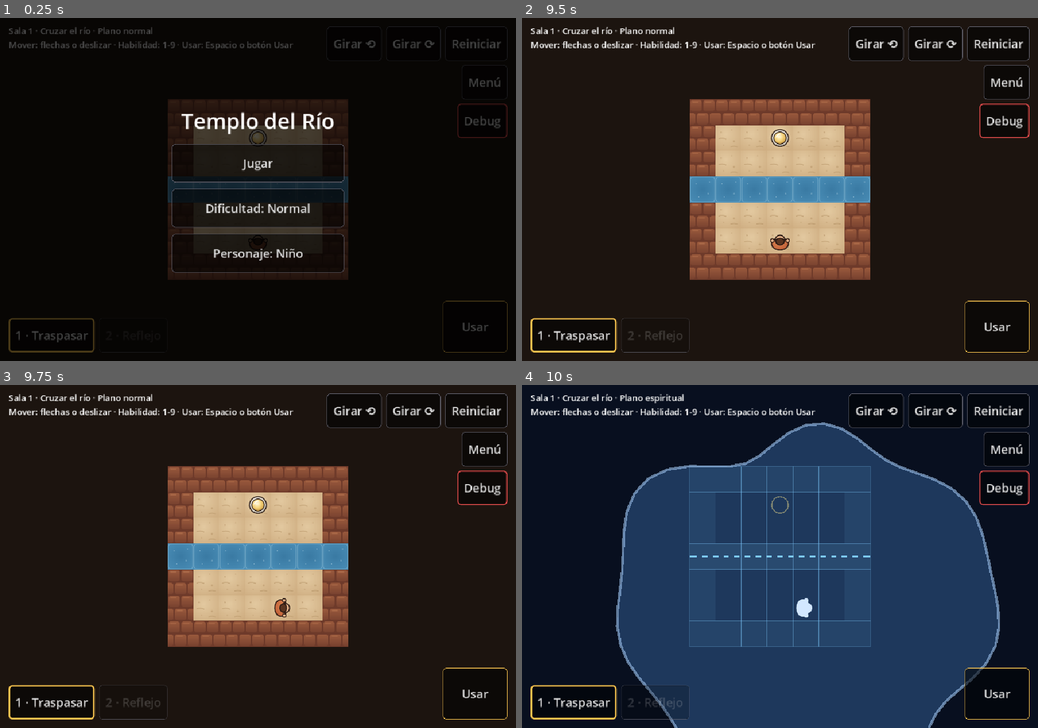
Above: before the commit, frames 1-4 (two rows, left to right).
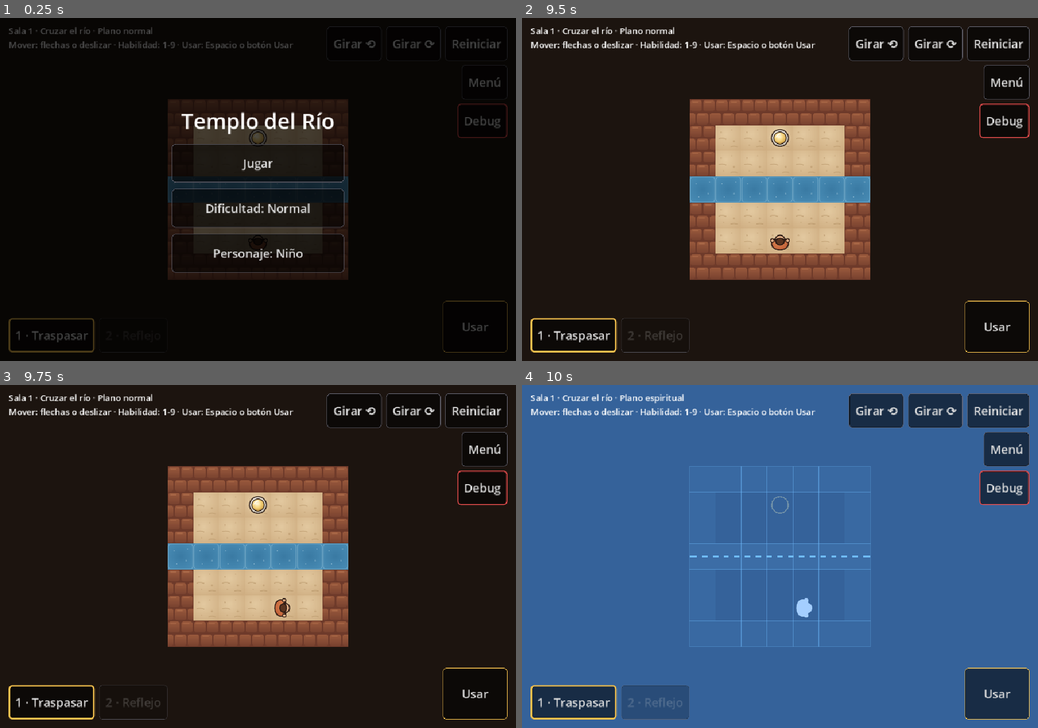
Above: after the commit, the same moments.

Repository: AngeloCS19/Juego
Game: Godot game, scene res://main.tscn
Same seed, same stepped clock (60 frames per second), same inputs: the game is played once before the commit and once after it.
Inputs (mouse positions are in pixels of both pictures, inside the frame that each line leads up to):
- Up to frame 1 (0.25 s): no input
- Up to frame 2 (9.5 s): click "Reiniciar" at 0.5 s; click "Reiniciar" at 1.25 s; click "Reiniciar" at 2 s; click "Jugar" at 2.75 s; click "1 · Traspasar" at 3.5 s; click "Girar ⟲" at 4.25 s; click "Girar ⟳" at 5 s; click "Menú" at 5.75 s; click "Dificultad: Normal" at 6.5 s; click "Debug" at 7.25 s; click "Usar" at 8 s; click "Seguir" at 8.75 s
- Up to frame 3 (9.75 s): tap Enter at 9.5, 9.6 s; move the mouse to (371, 539) at 9.52 s; hold Right from 9.53 s (still down); click (371, 539) at 9.67 s
- Up to frame 4 (10 s): keep holding Right; tap Space at 9.77 s

Frames 1-3 are identical in both runs. In frame 4, 99% of the frame differs, in the area x 0-100%, y 0-100%.

Commit message:
Animación: mancha que cubre la pantalla y reflejo más lento
Co-Authored-By: Claude Opus 5.5 (1M context) <noreply@anthropic.com>
Claude-Session: https://claude.ai/code/session_01FW9kqJQu3akPxuozoXXvar

Diff:
--- a/scripts/sala.gd
+++ b/scripts/sala.gd
@@ -53,9 +53,9 @@
 const COLOR_LAVA := Color(0.95, 0.4, 0.2)
 # Animaciones: solo cambian el dibujo. Las reglas ya cambiaron al instante, así las pruebas no esperan.
 const DURACION_PASO := 0.12  # segundos que tarda en verse un paso o un empujón
-const DURACION_REFLEJO := 0.45  # lo que tarda el reflejo en viajar al otro lado del eje
+const DURACION_REFLEJO := 1.2  # lo que tarda el reflejo en viajar al otro lado del eje: despacio, es lo que se aprende
 const DURACION_CAIDA := 0.6  # main.gd espera esto antes de abrir la ventana de derrota
-const DURACION_MANCHA := 0.55  # la mancha de tinta que se expande al Traspasar
+const DURACION_MANCHA := 0.7  # la mancha de tinta que se expande al Traspasar
 
 var datos: Dictionary
 var mapa: Array = []
@@ -389,11 +389,13 @@
 			draw_texture_rect(_silueta(_tex_piedra(p)), r_fantasma, false, Color(CELESTE, 0.3))
 			if p["marcada"]:
 				# El reflejo viaja en línea recta desde la piedra, cruzando el eje en ángulo recto.
-				var k := ease(clampf(minf(_t_plano, p.get("t_marca", 1.0)) / DURACION_REFLEJO, 0.0, 1.0), 0.4)
+				# Al traspasar, el viaje empieza cuando la mancha ya casi pasó, para que se vea bien.
+				var viaje := minf(_t_plano - DURACION_MANCHA * 0.8, p.get("t_marca", 9.0))
+				var k := smoothstep(0.0, DURACION_REFLEJO, viaje)
 				for t in transformaciones:  # un reflejo por cada eje
 					var imagen := _centro(t.aplicar(p["pos"]))
-					if k < 1.0:
-						draw_line(centro, imagen, Color(CELESTE, 0.6 * (1.0 - k)), 2.0)
+					if k > 0.0 and k < 1.0:  # el rastro va de la piedra hasta donde va el reflejo
+						draw_line(centro, centro.lerp(imagen, k), Color(CELESTE, 0.7 * (1.0 - k * k)), 3.0)
 					var r_imagen := Rect2(centro.lerp(imagen, k) - Vector2.ONE * TAM * 0.5, Vector2.ONE * TAM)
 					draw_texture_rect(_silueta(_tex_piedra(p)), r_imagen, false, Color(CELESTE, 0.3 + 0.55 * k))
 			continue
@@ -443,7 +445,16 @@
 	if _mancha_t >= DURACION_MANCHA:
 		return
 	var k := _mancha_t / DURACION_MANCHA
-	var radio := ease(k, 0.4) * Vector2(tamano).length() * TAM
+	# Crece hasta cubrir toda la pantalla: la esquina más lejana, dividida entre el radio más chico
+	# que puede tener la mancha por sus ondas (si no, quedarían huecos en el borde).
+	var a_pantalla := get_global_transform_with_canvas().affine_inverse()
+	var lejos := 0.0
+	for esquina in [Vector2.ZERO, Vector2(get_viewport_rect().size.x, 0), Vector2(0, get_viewport_rect().size.y), get_viewport_rect().size]:
+		lejos = maxf(lejos, _mancha_en.distance_to(a_pantalla * esquina))
+	var minimo := 1.0
+	for o in _mancha_onda:
+		minimo -= o.x
+	var radio := ease(minf(k / 0.6, 1.0), 0.4) * lejos / minimo  # cubre todo a 60 % del tiempo y luego se desvanece
 	var color := Color(0.35, 0.65, 1.0) if espiritual else Color(0.95, 0.8, 0.55)
 	var borde := PackedVector2Array()
 	for i in 64:
@@ -452,9 +463,10 @@
 		for o in _mancha_onda:
 			r += o.x * sin(o.y * angulo + o.z + _t * 4.0)  # el borde se sigue moviendo, como tinta en agua
 		borde.append(_mancha_en + Vector2.from_angle(angulo) * radio * r)
-	draw_colored_polygon(borde, Color(color, 0.45 * (1.0 - k)))
+	var alfa := 1.0 - smoothstep(0.55, 1.0, k)
+	draw_colored_polygon(borde, Color(color, 0.55 * alfa))
 	borde.append(borde[0])
-	draw_polyline(borde, Color(color.lightened(0.5), 0.9 * (1.0 - k)), 5.0)
+	draw_polyline(borde, Color(color.lightened(0.5), 0.9 * alfa), 5.0)
 
 
 ## En el plano espiritual el piso se desvanece y solo queda la cuadrícula.
Not shown, changed: README.md
